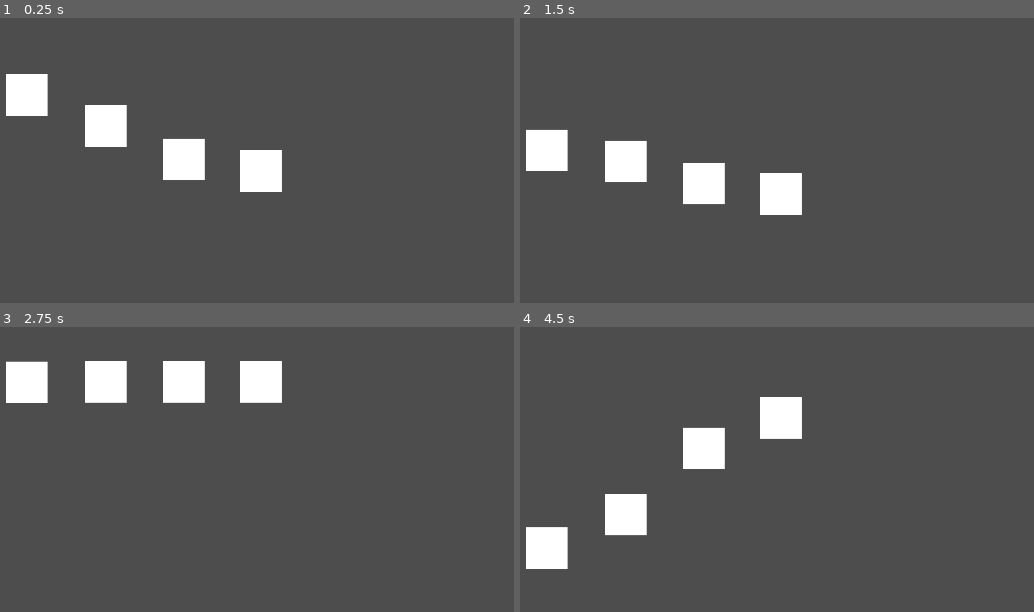
Above: before the commit, frames 1-4 (two rows, left to right).
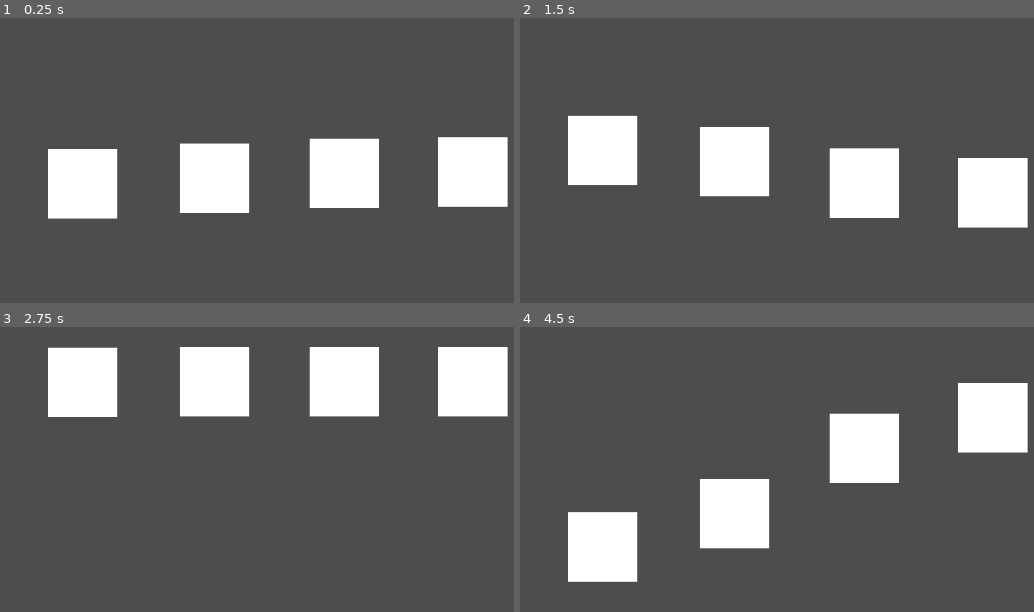
Above: after the commit, the same moments.

Repository: lohchness/santa-claus
Game: Godot game, scene res://characters/santa.tscn
Same seed, same stepped clock (60 frames per second), same inputs: the game is played once before the commit and once after it.
Inputs (mouse positions are in pixels of both pictures, inside the frame that each line leads up to):
- Up to frame 1 (0.25 s): no input
- Up to frame 2 (1.5 s): move the mouse to (outside the picture) at 0.52 s; move the mouse to (705, 194) at 1.27 s
- Up to frame 3 (2.75 s): move the mouse to (421, 381) at 2.02 s
- Up to frame 4 (4.5 s): move the mouse to (823, 572) at 2.77 s; move the mouse to (outside the picture) at 3.52 s; move the mouse to (622, 412) at 4.27 s

The runs differ from the first frame. In frame 1, 16% of the frame differs, in the area x 1-99%, y 19-71%; in frame 2, 15%; in frame 3, 14%; in frame 4, 17%, in the area x 1-99%, y 19-90%.

Commit message:
fix: fucking hate apple

Diff:
--- a/project.godot
+++ b/project.godot
@@ -17,9 +17,8 @@
 
 [display]
 
-window/size/viewport_width=1920
-window/size/viewport_height=1080
 window/stretch/mode="viewport"
+window/dpi/allow_hidpi=false
 
 [layer_names]
 
